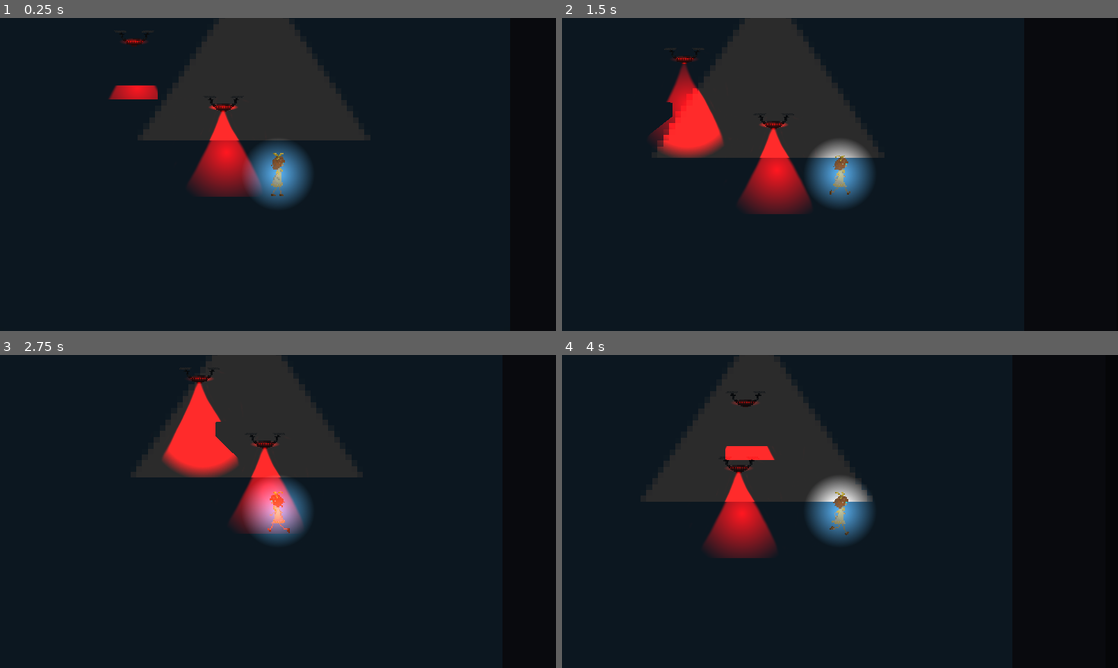
Above: before the commit, frames 1-4 (two rows, left to right).
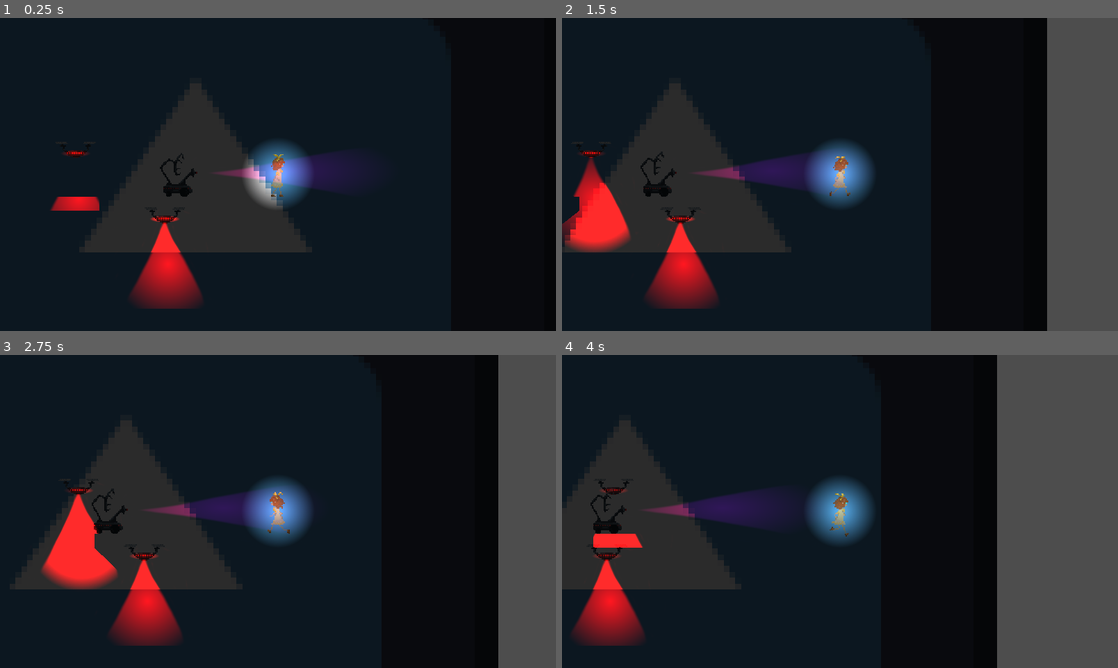
Above: after the commit, the same moments.

Repository: Punniz/Mistrust
Game: Godot game, scene res://world.tscn
The game is run twice, just before and just after one commit, with the same random seed, the same clock (stepped at 60 frames per second) and the same inputs. The engine's default icon, where the game draws it, is replaced by a stand-in: a white triangle on a blue panel in a dark square.
Inputs:
- Up to frame 1 (0.25 s): no input
- Up to frame 2 (1.5 s): tap Enter at 0.5 s; hold Space (interact) 0.53-1.28 s; hold D (move_right) from 0.53 s (still down); tap W (move_up) at 0.77 s; tap Space (interact) at 1.35 s
- Up to frame 3 (2.75 s): tap W (move_up) at 1.52 s; release D (move_right) at 2.03 s; hold A (move_left) from 2.03 s (still down); hold Space (interact) from 2.03 s (still down)
- Up to frame 4 (4 s): release A (move_left) at 2.78 s; release Space (interact) at 2.78 s; hold D (move_right) from 2.78 s (still down); tap Space (interact) at 2.85 s; tap W (move_up) at 3.02, 3.77 s; hold Space (interact) from 3.53 s (still down)

The runs differ from the first frame. In frame 1, 22% of the frame differs, in the area x 9-66%, y 0-93%; in frame 2, 38%; in frame 3, 35%; in frame 4, 45%, in the area x 0-100%, y 0-100%.

Commit message:
Feat: Add GroundScout without AI
Also rearrange some files in the directories

Diff:
--- a/scenes/enemies/drone.tscn
+++ b/scenes/enemies/drone.tscn
@@ -1,10 +1,10 @@
 [gd_scene load_steps=10 format=3 uid="uid://bcdm5gabpcat0"]
 
 [ext_resource type="Script" path="res://scripts/enemies/drone.gd" id="1_s7l0p"]
-[ext_resource type="Texture2D" uid="uid://7nkswarvlb02" path="res://assets/enemies/drone_spritesheet.png" id="2_uaesl"]
+[ext_resource type="Texture2D" uid="uid://7nkswarvlb02" path="res://assets/textures/enemies/drone_spritesheet.png" id="2_c6o5o"]
 [ext_resource type="PackedScene" uid="uid://42mretuad31m" path="res://scenes/enemies/player_detector.tscn" id="3_evsxm"]
 [ext_resource type="Texture2D" uid="uid://ddmb3521gjqf" path="res://light_cone_texture.png" id="3_x2l7k"]
-[ext_resource type="Texture2D" uid="uid://djw24iwowpwyv" path="res://light_texture.png" id="4_e6p22"]
+[ext_resource type="Texture2D" uid="uid://djw24iwowpwyv" path="res://assets/light_texture.png" id="4_4g7vp"]
 
 [sub_resource type="Curve2D" id="Curve2D_1ntm2"]
 _data = {
@@ -85,7 +85,7 @@
 loop = false
 
 [node name="Sprite2D" type="Sprite2D" parent="PathFollow2D"]
-texture = ExtResource("2_uaesl")
+texture = ExtResource("2_c6o5o")
 hframes = 4
 
 [node name="PlayerDetector" parent="PathFollow2D" instance=ExtResource("3_evsxm")]
@@ -114,7 +114,7 @@
 position = Vector2(0, 12)
 scale = Vector2(0.414062, 0.0937499)
 color = Color(0.8, 0.0156863, 0, 1)
-texture = ExtResource("4_e6p22")
+texture = ExtResource("4_4g7vp")
 
 [node name="SpotLight" type="PointLight2D" parent="PathFollow2D"]
 position = Vector2(11, 168)
--- /dev/null
+++ b/scenes/enemies/ground_scout.tscn
@@ -0,0 +1,83 @@
+[gd_scene load_steps=7 format=3 uid="uid://c727h0gut6sfm"]
+
+[ext_resource type="Script" path="res://scripts/ground_scout.gd" id="1_tugae"]
+[ext_resource type="Texture2D" uid="uid://cinokcdgrbmt0" path="res://assets/textures/enemies/tracked_scout_spritesheet.png" id="2_354ix"]
+[ext_resource type="PackedScene" uid="uid://42mretuad31m" path="res://scenes/enemies/player_detector.tscn" id="3_saeqq"]
+
+[sub_resource type="RectangleShape2D" id="RectangleShape2D_ktxay"]
+size = Vector2(129, 152)
+
+[sub_resource type="Animation" id="Animation_4uq7r"]
+resource_name = "move"
+length = 0.4
+loop_mode = 1
+tracks/0/type = "value"
+tracks/0/imported = false
+tracks/0/enabled = true
+tracks/0/path = NodePath("Sprite2D:frame")
+tracks/0/interp = 1
+tracks/0/loop_wrap = true
+tracks/0/keys = {
+"times": PackedFloat32Array(0, 0.1, 0.2, 0.3),
+"transitions": PackedFloat32Array(1, 1, 1, 1),
+"update": 1,
+"values": [0, 1, 2, 3]
+}
+
+[sub_resource type="AnimationLibrary" id="AnimationLibrary_102lt"]
+_data = {
+"move": SubResource("Animation_4uq7r")
+}
+
+[node name="GroundScout" type="CharacterBody2D"]
+position = Vector2(456, 285)
+script = ExtResource("1_tugae")
+
+[node name="Sprite2D" type="Sprite2D" parent="."]
+position = Vector2(0, -78)
+texture = ExtResource("2_354ix")
+hframes = 4
+
+[node name="CollisionShape2D" type="CollisionShape2D" parent="."]
+position = Vector2(-4.5, -76)
+shape = SubResource("RectangleShape2D_ktxay")
+
+[node name="PlayerDetector" parent="." instance=ExtResource("3_saeqq")]
+position = Vector2(56, -85)
+rotation = -1.57079
+
+[node name="CollisionPolygon2D" parent="PlayerDetector/Area2D" index="0"]
+polygon = PackedVector2Array(67, 3.99957, -85, 4.00049, -84.9984, 647.001, 67.0016, 647)
+
+[node name="RayCast2D" type="RayCast2D" parent="PlayerDetector/Raycasts" index="0"]
+position = Vector2(67, 3.99957)
+target_position = Vector2(0.00404358, 643)
+collision_mask = 17
+
+[node name="RayCast2D2" type="RayCast2D" parent="PlayerDetector/Raycasts" index="1"]
+position = Vector2(33, 3.99976)
+target_position = Vector2(0.002, 643)
+collision_mask = 17
+
+[node name="RayCast2D3" type="RayCast2D" parent="PlayerDetector/Raycasts" index="2"]
+position = Vector2(-6.99997, 4)
+target_position = Vector2(0.002, 643)
+collision_mask = 17
+
+[node name="RayCast2D4" type="RayCast2D" parent="PlayerDetector/Raycasts" index="3"]
+position = Vector2(-49, 4.00031)
+target_position = Vector2(0.002, 643)
+collision_mask = 17
+
+[node name="RayCast2D5" type="RayCast2D" parent="PlayerDetector/Raycasts" index="4"]
+position = Vector2(-85, 4.00049)
+target_position = Vector2(0.002, 643)
+collision_mask = 17
+
+[node name="AnimationPlayer" type="AnimationPlayer" parent="."]
+autoplay = "move"
+libraries = {
+"": SubResource("AnimationLibrary_102lt")
+}
+
+[editable path="PlayerDetector"]
--- a/scenes/player.tscn
+++ b/scenes/player.tscn
@@ -1,14 +1,14 @@
 [gd_scene load_steps=36 format=3 uid="uid://bfu2peuf5fcxb"]
 
 [ext_resource type="Script" path="res://player.gd" id="1_tdkwl"]
-[ext_resource type="Texture2D" uid="uid://2h8t7lkpwm5f" path="res://assets/player/player_animations.png" id="3_7bufd"]
+[ext_resource type="Texture2D" uid="uid://2h8t7lkpwm5f" path="res://assets/textures/player/player_animations.png" id="2_6wm3s"]
 [ext_resource type="Script" path="res://autoloads/scripts/user_state_machine.gd" id="3_h3qdk"]
 [ext_resource type="Script" path="res://idle.gd" id="5_w1v2x"]
 [ext_resource type="Script" path="res://run.gd" id="6_54a5s"]
 [ext_resource type="Script" path="res://hide.gd" id="7_2n7qf"]
 
 [sub_resource type="RectangleShape2D" id="RectangleShape2D_lyur0"]
-size = Vector2(48, 137)
+size = Vector2(48, 137.5)
 
 [sub_resource type="Animation" id="Animation_kjbdr"]
 resource_name = "RESET"
@@ -231,14 +231,13 @@
 position = Vector2(0, -77.5)
 
 [node name="Sprite2D" type="Sprite2D" parent="."]
-position = Vector2(0, -77.5)
-texture = ExtResource("3_7bufd")
+position = Vector2(0, -74)
+texture = ExtResource("2_6wm3s")
 hframes = 8
 vframes = 5
 
 [node name="CollisionShape2D" type="CollisionShape2D" parent="."]
-visible = false
-position = Vector2(0, -69)
+position = Vector2(0, -68.75)
 shape = SubResource("RectangleShape2D_lyur0")
 
 [node name="AnimationPlayer" type="AnimationPlayer" parent="."]
--- /dev/null
+++ b/scripts/ground_scout.gd
@@ -0,0 +1,6 @@
+extends CharacterBody2D
+class_name GroundScout
+
+
+func _physics_process(delta: float) -> void:
+	print(move_and_slide())
--- a/scripts/player_detector.gd
+++ b/scripts/player_detector.gd
@@ -15,7 +15,8 @@
 		if raycast.is_colliding():
 			# Player caught, need to handle GAME OVER
 			if raycast.get_collider() is Player:
-				print("Colliding with player: ", raycast.get_collider())
+#				print("Colliding with player: ", raycast.get_collider())
+				pass
 
 
 func _on_area_2d_body_entered(body: Node2D) -> void:
--- a/world.tscn
+++ b/world.tscn
@@ -1,12 +1,14 @@
-[gd_scene load_steps=20 format=3 uid="uid://b5s1myf1gwty8"]
+[gd_scene load_steps=22 format=3 uid="uid://b5s1myf1gwty8"]
 
 [ext_resource type="PackedScene" uid="uid://bfu2peuf5fcxb" path="res://scenes/player.tscn" id="1_lr41f"]
 [ext_resource type="Texture2D" uid="uid://cjafqd3bsqiah" path="res://miscellaneous/icon.svg" id="1_sp1jv"]
 [ext_resource type="PackedScene" uid="uid://2en76f76byyg" path="res://scenes/climbable.tscn" id="2_5y4qr"]
-[ext_resource type="Texture2D" uid="uid://djw24iwowpwyv" path="res://light_texture.png" id="3_miq34"]
+[ext_resource type="Texture2D" uid="uid://djw24iwowpwyv" path="res://assets/light_texture.png" id="3_f5h08"]
 [ext_resource type="PackedScene" uid="uid://bcdm5gabpcat0" path="res://scenes/enemies/drone.tscn" id="5_0vjn5"]
+[ext_resource type="PackedScene" uid="uid://c727h0gut6sfm" path="res://scenes/enemies/ground_scout.tscn" id="6_a4241"]
 [ext_resource type="AudioStream" uid="uid://c1udxmfm4t06d" path="res://assets/audio/forest_ambience.ogg" id="6_jttl5"]
 [ext_resource type="PackedScene" uid="uid://bda2a3jqeustb" path="res://scenes/ui/pause_menu.tscn" id="7_2khjy"]
+[ext_resource type="Texture2D" uid="uid://ddmb3521gjqf" path="res://light_cone_texture.png" id="7_djwb2"]
 
 [sub_resource type="RectangleShape2D" id="RectangleShape2D_75es3"]
 size = Vector2(1272, 48)
@@ -123,13 +125,14 @@
 shape = SubResource("RectangleShape2D_x14ss")
 
 [node name="Player" parent="." instance=ExtResource("1_lr41f")]
-position = Vector2(595, 663)
+position = Vector2(797, 285)
 collision_mask = 5
+metadata/_edit_group_ = true
 
 [node name="PointLight2D" type="PointLight2D" parent="Player"]
 position = Vector2(0, -79)
 energy = 1.15
-texture = ExtResource("3_miq34")
+texture = ExtResource("3_f5h08")
 
 [node name="Climbable" parent="." instance=ExtResource("2_5y4qr")]
 position = Vector2(292, 789)
@@ -144,9 +147,6 @@
 position = Vector2(0, -385)
 shape = SubResource("CircleShape2D_q8jtr")
 
-[node name="CanvasModulate" type="CanvasModulate" parent="."]
-color = Color(0.168627, 0.168627, 0.168627, 1)
-
 [node name="Enemies" type="Node2D" parent="."]
 
 [node name="Drone" parent="Enemies" instance=ExtResource("5_0vjn5")]
@@ -156,6 +156,18 @@
 position = Vector2(75, 123)
 curve = SubResource("Curve2D_j3jiy")
 script = SubResource("GDScript_h1osv")
+
+[node name="GroundScout" parent="Enemies" instance=ExtResource("6_a4241")]
+
+[node name="PointLight2D" type="PointLight2D" parent="Enemies/GroundScout"]
+position = Vector2(393.558, -89.9995)
+rotation = -1.57079
+scale = Vector2(0.987598, 2.90364)
+color = Color(0.505882, 0, 0.290196, 1)
+texture = ExtResource("7_djwb2")
+
+[node name="CanvasModulate" type="CanvasModulate" parent="."]
+color = Color(0.168627, 0.168627, 0.168627, 1)
 
 [node name="DirectionalLight2D" type="DirectionalLight2D" parent="."]
 energy = 0.0
Renamed: light_texture.png -> assets/light_texture.png
Not shown, changed: assets/light_texture.png.import
Renamed: assets/enemies/drone_spritesheet.png -> assets/textures/enemies/drone_spritesheet.png
Not shown, changed: assets/textures/enemies/drone_spritesheet.png.import
Binary file added: assets/textures/enemies/tracked_scout_spritesheet.png
Not shown, changed: assets/textures/enemies/tracked_scout_spritesheet.png.import
Renamed: assets/player/player_animations.png -> assets/textures/player/player_animations.png
Not shown, added: assets/textures/player/player_animations.png.import
